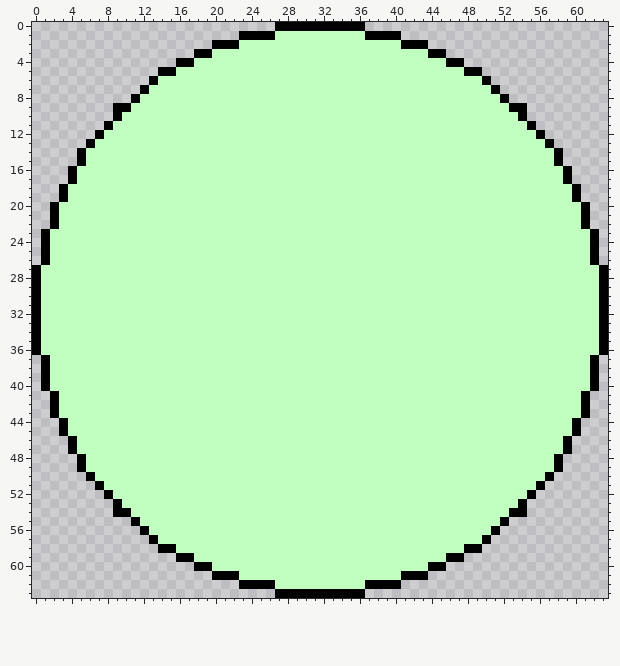
Two states of a pixel-art sprite, Locust.gmx/sprites/images/mskBall_0.png. The first picture shows the starting point.
The file is 64x64 pixels.
The result:
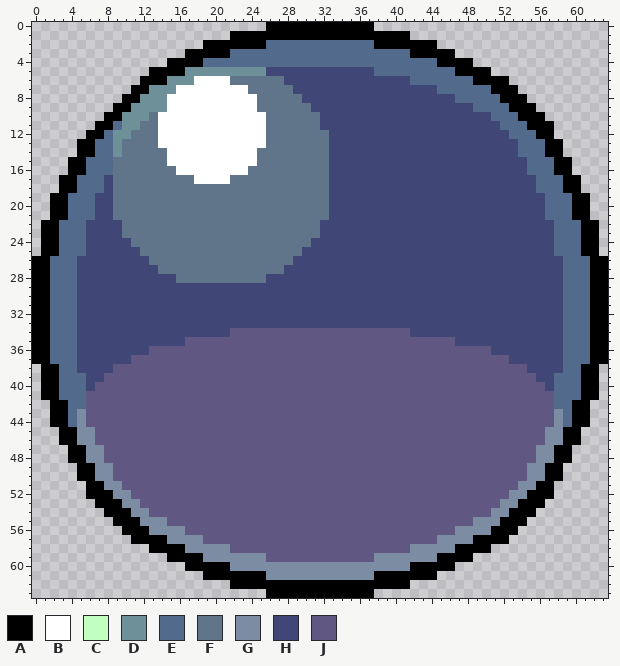
Palette (. is transparent): A #000000  B #ffffff  C #c0ffc0  D #6e9099  E #526b8c  F #607589  G #7c8ca2  H #404777  J #615783
Difference:
Changed rows in their new state; - is an unchanged pixel.
first column x 0:
 0 --------------------------A----------A--------------------------
 1 ----------------------A----AAAAAAAAAA----A----------------------
 2 -------------------A---AAAEEEEEEEEEEEEAAA---A-------------------
 3 -----------------A--AAEEEEEEEEEEEEEEEEEEEEAA--A-----------------
 4 ---------------A--AEEEEEEEEEEEEEEEEEEEEEEEEEEA--A---------------
 5 -------------A--ADDDDDDDDDHHHHHHHHHHHHEEEEEEEEEA--A-------------
 6 ------------A-ADDDBBBBFFFFFFHHHHHHHHHHHHHHEEEEEEEA-AA-----------
 7 -----------A-DDDBBBBBBBBFFFFFHHHHHHHHHHHHHHHHEEEEEE-AA----------
 8 ----------A-DDDBBBBBBBBBBFFFFFHHHHHHHHHHHHHHHHHEEEEE-AA---------
 9 -----------DDDDBBBBBBBBBBFFFFFFHHHHHHHHHHHHHHHHHHEEEE--A--------
10 --------A-DDDFBBBBBBBBBBBBFFFFFFHHHHHHHHHHHHHHHHHHHEEE-AA-------
11 -------A-EDDFFBBBBBBBBBBBBFFFFFFHHHHHHHHHHHHHHHHHHHHEEE-AA------
12 ------A-EDDFFFBBBBBBBBBBBBFFFFFFFHHHHHHHHHHHHHHHHHHHHEEE-A------
13 -----A-EEDFFFFBBBBBBBBBBBBFFFFFFFHHHHHHHHHHHHHHHHHHHHHEEE-A-----
14 ------AEEDFFFFFBBBBBBBBBBFFFFFFFFHHHHHHHHHHHHHHHHHHHHHEEEA------
15 ----A-EEEFFFFFFBBBBBBBBBBFFFFFFFFHHHHHHHHHHHHHHHHHHHHHHEEE-A----
16 -----AEEEFFFFFFFBBBBBBBBFFFFFFFFFHHHHHHHHHHHHHHHHHHHHHHEEEA-----
17 ---A-EEEHFFFFFFFFFBBBBFFFFFFFFFFFHHHHHHHHHHHHHHHHHHHHHHHEEE-A---
18 ----AEEEHFFFFFFFFFFFFFFFFFFFFFFFFHHHHHHHHHHHHHHHHHHHHHHHEEEA----
19 --A-EEEHHFFFFFFFFFFFFFFFFFFFFFFFFHHHHHHHHHHHHHHHHHHHHHHHHEEE-A--
20 ---AEEEHHFFFFFFFFFFFFFFFFFFFFFFFFHHHHHHHHHHHHHHHHHHHHHHHHEEEA---
21 ---AEEEHHFFFFFFFFFFFFFFFFFFFFFFFFHHHHHHHHHHHHHHHHHHHHHHHHEEEA---
22 -A-EEEHHHHFFFFFFFFFFFFFFFFFFFFFFHHHHHHHHHHHHHHHHHHHHHHHHHHEEE-A-
23 --AEEEHHHHFFFFFFFFFFFFFFFFFFFFFFHHHHHHHHHHHHHHHHHHHHHHHHHHEEEA--
24 --AEEEHHHHHFFFFFFFFFFFFFFFFFFFFHHHHHHHHHHHHHHHHHHHHHHHHHHHEEEA--
25 --AEEEHHHHHHFFFFFFFFFFFFFFFFFFHHHHHHHHHHHHHHHHHHHHHHHHHHHHEEEA--
26 A-EEEHHHHHHHHFFFFFFFFFFFFFFFFHHHHHHHHHHHHHHHHHHHHHHHHHHHHHHEEE-A
27 -AEEEHHHHHHHHHFFFFFFFFFFFFFFHHHHHHHHHHHHHHHHHHHHHHHHHHHHHHHEEEA-
28 -AEEEHHHHHHHHHHHFFFFFFFFFFHHHHHHHHHHHHHHHHHHHHHHHHHHHHHHHHHEEEA-
29 -AEEEHHHHHHHHHHHHHHHHHHHHHHHHHHHHHHHHHHHHHHHHHHHHHHHHHHHHHHEEEA-
30 -AEEEHHHHHHHHHHHHHHHHHHHHHHHHHHHHHHHHHHHHHHHHHHHHHHHHHHHHHHEEEA-
31 -AEEEHHHHHHHHHHHHHHHHHHHHHHHHHHHHHHHHHHHHHHHHHHHHHHHHHHHHHHEEEA-
32 -AEEEHHHHHHHHHHHHHHHHHHHHHHHHHHHHHHHHHHHHHHHHHHHHHHHHHHHHHHEEEA-
33 -AEEEHHHHHHHHHHHHHHHHHHHHHHHHHHHHHHHHHHHHHHHHHHHHHHHHHHHHHHEEEA-
34 -AEEEHHHHHHHHHHHHHHHHHJJJJJJJJJJJJJJJJJJJJHHHHHHHHHHHHHHHHHEEEA-
35 -AEEEHHHHHHHHHHHHJJJJJJJJJJJJJJJJJJJJJJJJJJJJJJHHHHHHHHHHHHEEEA-
36 -AEEEHHHHHHHHJJJJJJJJJJJJJJJJJJJJJJJJJJJJJJJJJJJJJJHHHHHHHHEEEA-
37 A-EEEHHHHHHJJJJJJJJJJJJJJJJJJJJJJJJJJJJJJJJJJJJJJJJJJHHHHHHEEE-A
38 --AEEHHHHJJJJJJJJJJJJJJJJJJJJJJJJJJJJJJJJJJJJJJJJJJJJJJHHHHEEA--
39 --AEEEHHJJJJJJJJJJJJJJJJJJJJJJJJJJJJJJJJJJJJJJJJJJJJJJJJHHEEEA--
40 --AEEEHJJJJJJJJJJJJJJJJJJJJJJJJJJJJJJJJJJJJJJJJJJJJJJJJJJHEEEA--
41 -A-EEEJJJJJJJJJJJJJJJJJJJJJJJJJJJJJJJJJJJJJJJJJJJJJJJJJJJJEEE-A-
42 ---AEEJJJJJJJJJJJJJJJJJJJJJJJJJJJJJJJJJJJJJJJJJJJJJJJJJJJJEEA---
43 ---AEGJJJJJJJJJJJJJJJJJJJJJJJJJJJJJJJJJJJJJJJJJJJJJJJJJJJJGEA---
44 --A-EGJJJJJJJJJJJJJJJJJJJJJJJJJJJJJJJJJJJJJJJJJJJJJJJJJJJJGE-A--
45 ----AGGJJJJJJJJJJJJJJJJJJJJJJJJJJJJJJJJJJJJJJJJJJJJJJJJJJGGA----
46 ---A-GGJJJJJJJJJJJJJJJJJJJJJJJJJJJJJJJJJJJJJJJJJJJJJJJJJJGG-A---
47 -----AGGJJJJJJJJJJJJJJJJJJJJJJJJJJJJJJJJJJJJJJJJJJJJJJJJGGA-----
48 ----A-GGJJJJJJJJJJJJJJJJJJJJJJJJJJJJJJJJJJJJJJJJJJJJJJJJGG-A----
49 ------AGGJJJJJJJJJJJJJJJJJJJJJJJJJJJJJJJJJJJJJJJJJJJJJJGGA------
50 -----A-GGJJJJJJJJJJJJJJJJJJJJJJJJJJJJJJJJJJJJJJJJJJJJJJGG-A-----
51 ------A-GGJJJJJJJJJJJJJJJJJJJJJJJJJJJJJJJJJJJJJJJJJJJJGG-A------
52 ------AA-GGJJJJJJJJJJJJJJJJJJJJJJJJJJJJJJJJJJJJJJJJJJGG-AA------
53 -------AA-GGJJJJJJJJJJJJJJJJJJJJJJJJJJJJJJJJJJJJJJJJGG-AA-------
54 --------A--GGJJJJJJJJJJJJJJJJJJJJJJJJJJJJJJJJJJJJJJGG--A--------
55 ---------AA-GGGJJJJJJJJJJJJJJJJJJJJJJJJJJJJJJJJJJGGG-AA---------
56 ----------AA-GGGGJJJJJJJJJJJJJJJJJJJJJJJJJJJJJJGGGG-AA----------
57 -----------AA-AGGGGJJJJJJJJJJJJJJJJJJJJJJJJJJGGGGA-AA-----------
58 -------------A--AGGGGGJJJJJJJJJJJJJJJJJJJJGGGGGA--A-------------
59 ---------------A--AGGGGGGGJJJJJJJJJJJJGGGGGGGA--A---------------
60 -----------------A--AAGGGGGGGGGGGGGGGGGGGGAA--A-----------------
61 -------------------A---AAAGGGGGGGGGGGGAAA---A-------------------
62 ----------------------A----AAAAAAAAAA----A----------------------
63 --------------------------A----------A--------------------------
Changed places in both pictures, as pixel boxes (x1, y1, x2, y2):
changed: (32, 22, 608, 598)
